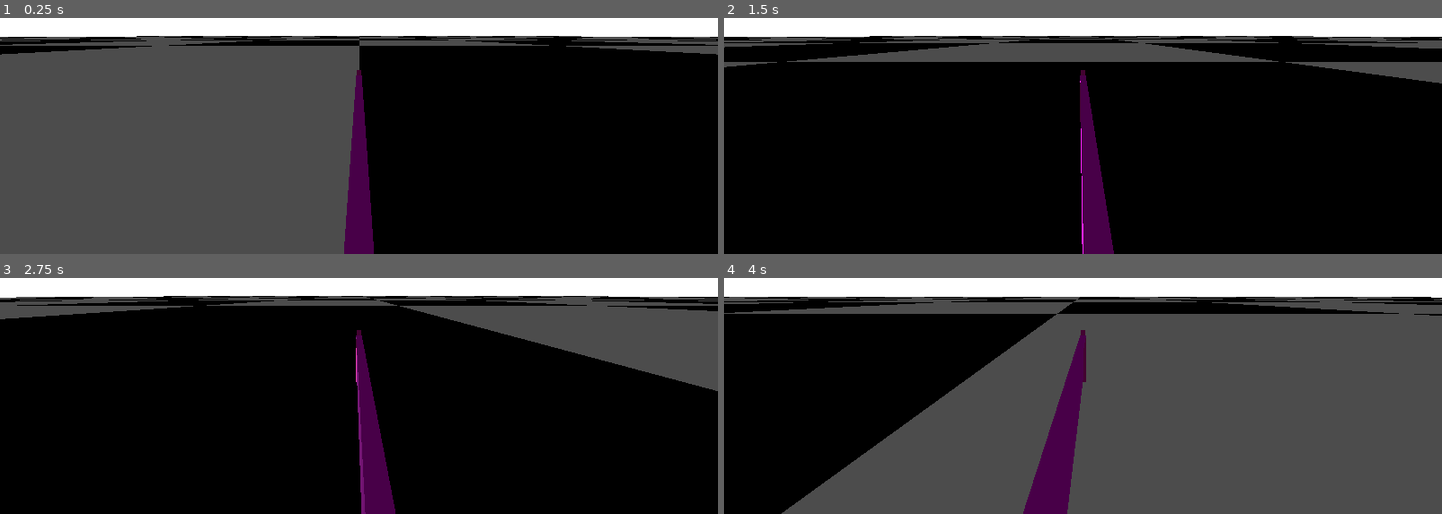
Above: before the commit, frames 1-4 (two rows, left to right).
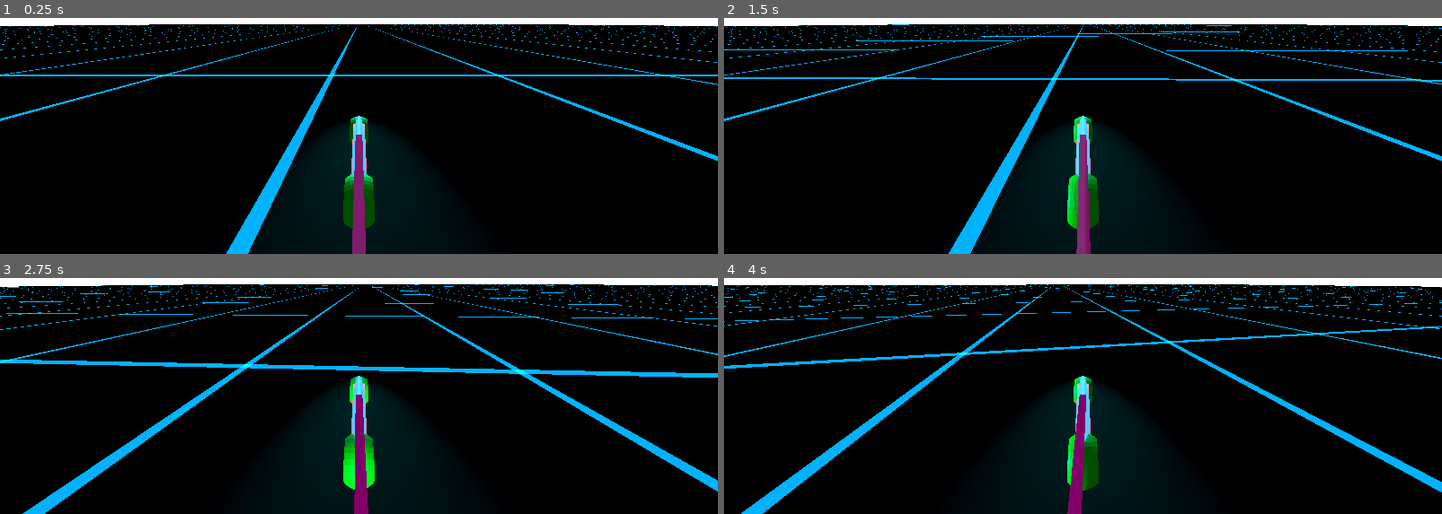
Above: after the commit, the same moments.

Repository: markcummins/godot-tron
Game: Godot game, scene res://Scenes/main.tscn
Two runs of this game, one before a commit and one after it. Both use one fixed random seed, a clock stepped at 60 frames per second and the inputs below.
Inputs:
- Up to frame 1 (0.25 s): no input
- Up to frame 2 (1.5 s): hold D (turn_right) 0.53-1.28 s; hold S (move_backward) from 1.28 s (still down)
- Up to frame 3 (2.75 s): release S (move_backward) at 2.03 s; hold D (turn_right) from 2.03 s (still down)
- Up to frame 4 (4 s): release D (turn_right) at 2.78 s; hold W (move_forward) 2.78-3.53 s; hold A (turn_left) from 3.53 s (still down)

The runs differ from the first frame. In frame 1, 55% of the frame differs, in the area x 0-100%, y 2-100%; in frame 2, 21%; in frame 3, 26%; in frame 4, 73%.

Commit message:
Added Basic Bike modal and improved lighttrail performance

Diff:
--- /dev/null
+++ b/Materials/LightTrall.tres
@@ -0,0 +1,11 @@
+[gd_resource type="ShaderMaterial" load_steps=2 format=3 uid="uid://bju18k5p0fbr6"]
+
+[ext_resource type="Shader" path="res://Shaders/LightTrail.gdshader" id="1_fmgn4"]
+
+[resource]
+render_priority = 0
+shader = ExtResource("1_fmgn4")
+shader_parameter/emission_color = Vector3(1, 0, 0.8)
+shader_parameter/emission_strength = 0.5
+shader_parameter/metallic = 1.0
+shader_parameter/roughness = 0.1
--- /dev/null
+++ b/Materials/floor.tres
@@ -0,0 +1,11 @@
+[gd_resource type="ShaderMaterial" load_steps=2 format=3 uid="uid://jmqg7fvfm40a"]
+
+[ext_resource type="Shader" path="res://Shaders/Floor.gdshader" id="1_uuay7"]
+
+[resource]
+render_priority = 0
+shader = ExtResource("1_uuay7")
+shader_parameter/tile_color = Vector3(0, 0.1, 0.15)
+shader_parameter/grid_color = Vector3(0, 0.7, 1)
+shader_parameter/grid_thickness = 0.015
+shader_parameter/tile_size = 0.15
--- a/Scenes/LightCycle.tscn
+++ b/Scenes/LightCycle.tscn
@@ -1,23 +1,23 @@
-[gd_scene load_steps=4 format=3 uid="uid://dmd31ug5s2vgo"]
+[gd_scene load_steps=3 format=3 uid="uid://dmd31ug5s2vgo"]
 
 [ext_resource type="Script" path="res://Scripts/LightCycle.gd" id="1_kruft"]
-
-[sub_resource type="StandardMaterial3D" id="StandardMaterial3D_16jmd"]
-albedo_color = Color(0.887858, 0.220468, 0.689301, 1)
-emission_enabled = true
-emission_energy_multiplier = 2.0
-
-[sub_resource type="BoxMesh" id="BoxMesh_sp3bp"]
-material = SubResource("StandardMaterial3D_16jmd")
-size = Vector3(3, 1, 0.2)
+[ext_resource type="PackedScene" uid="uid://crpjddxtudeng" path="res://Scenes/LightCycleModel.tscn" id="2_r2gxy"]
 
 [node name="LightCycle" type="Node3D"]
 script = ExtResource("1_kruft")
 
-[node name="MeshInstance3D" type="MeshInstance3D" parent="."]
-transform = Transform3D(-4.37114e-08, 0, 1, 0, 1, 0, -1, 0, -4.37114e-08, 0, 0, 0)
-mesh = SubResource("BoxMesh_sp3bp")
+[node name="SpotLight3D" type="SpotLight3D" parent="."]
+transform = Transform3D(1, 0, 0, 0, 0.906308, 0.422618, 0, -0.422618, 0.906308, 0, 5, 10)
+light_color = Color(0.145098, 1, 1, 1)
+light_energy = 5.0
+light_indirect_energy = 3.0
+light_volumetric_fog_energy = 3.0
+light_specular = 2.0
+spot_range = 20.0
+spot_angle = 15.0
+
+[node name="LightCycleModel" parent="." instance=ExtResource("2_r2gxy")]
 
 [node name="Camera3D" type="Camera3D" parent="."]
-transform = Transform3D(-1, -7.6194e-09, 8.70901e-08, 0, 0.996195, 0.0871557, -8.74228e-08, 0.0871557, -0.996195, 0, 2, -7)
-fov = 90.9311
+transform = Transform3D(-1, 1.51808e-08, -8.60946e-08, 0, 0.984808, 0.173648, 8.74228e-08, 0.173648, -0.984808, 0, 4, -4.5)
+fov = 100.0
--- /dev/null
+++ b/Scenes/LightCycleModel.tscn
@@ -0,0 +1,11 @@
+[gd_scene load_steps=3 format=3 uid="uid://crpjddxtudeng"]
+
+[ext_resource type="PackedScene" uid="uid://cspe0krt5l5pq" path="res://Models/lightcycle-test.glb" id="1_0v0y4"]
+[ext_resource type="Script" path="res://Scripts/LightCycleModel.gd" id="2_t0x5o"]
+
+[node name="LightCycleModel" instance=ExtResource("1_0v0y4")]
+transform = Transform3D(-2.18557e-08, 0, -0.5, 0, 0.5, 0, 0.5, 0, -2.18557e-08, 0, 0, 0)
+script = ExtResource("2_t0x5o")
+
+[node name="Light" parent="." index="0"]
+transform = Transform3D(-0.30097, 0.714732, -0.631328, 0.0454881, -0.65051, -0.758134, -0.952548, -0.256894, 0.163272, 6.59647, 5.90386, -1.00545)
--- a/Scenes/LightCycleTrail.tscn
+++ b/Scenes/LightCycleTrail.tscn
@@ -1,25 +1,12 @@
 [gd_scene load_steps=3 format=3 uid="uid://bj3g8tfas3mci"]
 
-[sub_resource type="Curve3D" id="Curve3D_ppmqk"]
+[sub_resource type="StandardMaterial3D" id="StandardMaterial3D_lmaoo"]
+albedo_color = Color(0.876353, 0.000282816, 0.794985, 1)
 
-[sub_resource type="StandardMaterial3D" id="StandardMaterial3D_ti0dv"]
-albedo_color = Color(0.954192, 0.000744101, 0.954186, 1)
+[sub_resource type="BoxMesh" id="BoxMesh_t34py"]
+material = SubResource("StandardMaterial3D_lmaoo")
 
 [node name="LightCycleTrail" type="Node3D"]
 
-[node name="TrailPath" type="Path3D" parent="."]
-curve = SubResource("Curve3D_ppmqk")
-
-[node name="TrailMesh" type="CSGPolygon3D" parent="."]
-polygon = PackedVector2Array(-0.1, -0.4, -0.1, 0.4, 0.1, 0.4, 0.1, -0.4)
-mode = 2
-path_node = NodePath("../TrailPath")
-path_interval_type = 0
-path_interval = 1.0
-path_simplify_angle = 0.0
-path_rotation = 2
-path_local = false
-path_continuous_u = true
-path_u_distance = 1.0
-path_joined = false
-material = SubResource("StandardMaterial3D_ti0dv")
+[node name="MeshInstance3D" type="MeshInstance3D" parent="."]
+mesh = SubResource("BoxMesh_t34py")
--- a/Scenes/main.tscn
+++ b/Scenes/main.tscn
@@ -1,19 +1,15 @@
-[gd_scene load_steps=7 format=3 uid="uid://bt0sdmu5kl0da"]
+[gd_scene load_steps=6 format=3 uid="uid://bt0sdmu5kl0da"]
 
 [ext_resource type="PackedScene" uid="uid://bcvbx8ke04n3b" path="res://Scenes/LightCycleScene.tscn" id="1_efkne"]
-[ext_resource type="Shader" path="res://Shaders/floor.gdshader" id="2_bgulo"]
+[ext_resource type="Material" uid="uid://jmqg7fvfm40a" path="res://Materials/floor.tres" id="2_thesr"]
 
 [sub_resource type="Environment" id="Environment_jl37f"]
 glow_enabled = true
 glow_intensity = 2.0
 glow_strength = 1.2
 
-[sub_resource type="ShaderMaterial" id="ShaderMaterial_g18ly"]
-render_priority = 0
-shader = ExtResource("2_bgulo")
-
 [sub_resource type="PlaneMesh" id="PlaneMesh_31kjp"]
-material = SubResource("ShaderMaterial_g18ly")
+material = ExtResource("2_thesr")
 size = Vector2(1000, 1000)
 
 [sub_resource type="ConcavePolygonShape3D" id="ConcavePolygonShape3D_rkgdr"]
@@ -25,10 +21,14 @@
 environment = SubResource("Environment_jl37f")
 
 [node name="DirectionalLight3D" type="DirectionalLight3D" parent="."]
-transform = Transform3D(1, 0, 0, 0, 1, 0, 0, 0, 1, 0, 33.0278, 0)
+transform = Transform3D(1, 0, 0, 0, 1, 0, 0, 0, 1, 0, 333.669, 0)
+light_color = Color(0, 0.766758, 0.90271, 1)
+light_energy = 2.0
+light_indirect_energy = 2.0
+light_volumetric_fog_energy = 4.0
 
-[node name="xBike" parent="." instance=ExtResource("1_efkne")]
-transform = Transform3D(1, 0, 0, 0, 1, 0, 0, 0, 1, 0, 0.668823, 0)
+[node name="Player" parent="." instance=ExtResource("1_efkne")]
+transform = Transform3D(1, 0, 0, 0, 1, 0, 0, 0, 1, 0, 0.669, 0)
 
 [node name="Floor" type="MeshInstance3D" parent="."]
 mesh = SubResource("PlaneMesh_31kjp")
@@ -37,3 +37,5 @@
 
 [node name="CollisionShape3D" type="CollisionShape3D" parent="Floor/StaticBody3D"]
 shape = SubResource("ConcavePolygonShape3D_rkgdr")
+
+[node name="SpotLight3D" type="SpotLight3D" parent="."]
--- a/Scripts/LightCycle.gd
+++ b/Scripts/LightCycle.gd
@@ -4,79 +4,36 @@
 @export var min_speed: float = 40.0
 @export var friction: float = 2.0
 @export var acceleration: float = 10.0
+@export var turn_speed: float = 5.0
+
+@onready var trail_parent: Node3D = $"../LightCycleTrail"
 
 var velocity: float = 0.0
-var target_rotation: float = 0.0 # Target Y rotation in radians
-
-@onready var trail_parent: Node3D = $"../LightCycleTrail"
-@onready var mesh_instance_3d: MeshInstance3D = $MeshInstance3D
+var target_rotation: float = 0.0
 
 func _process(delta: float) -> void:
-	# Movement logic
+	## Movement logic
 	var input_vector = 0.0
 	if Input.is_action_pressed("move_forward"):
 		input_vector += 1.0
 	if Input.is_action_pressed("move_backward"):
 		input_vector -= 1.0
-
-	# Apply acceleration and deceleration
+#
+	## Apply acceleration and deceleration
 	velocity = lerp(velocity, clamp(input_vector * max_speed, min_speed, max_speed), acceleration * delta)
-
+#
 	if input_vector == 0.0:
 		velocity = lerp(velocity, min_speed, friction * delta)
-
+#
 	translate(Vector3(0, 0, velocity * delta))
-
+#
 	if Input.is_action_just_pressed("turn_left"):
 		target_rotation += deg_to_rad(90)
-		rotation.y = target_rotation
-		trail_parent.call("turn", global_transform.origin)
-		return
-
 	if Input.is_action_just_pressed("turn_right"):
 		target_rotation -= deg_to_rad(90)
-		rotation.y = target_rotation
-		trail_parent.call("turn", global_transform.origin)
-		return
-
+#
+	rotation.y = lerp_angle(rotation.y, target_rotation, turn_speed * delta)
+#
 	trail_parent.call("update_trail", global_transform.origin)
-
-#extends Node3D
-#
-#@export var max_speed: float = 60.0
-#@export var min_speed: float = 40.0
-#@export var friction: float = 2.0
-#@export var acceleration: float = 10.0
-#@export var turn_speed: float = 50.0
-#
-#var velocity: float = 0.0
-#var target_rotation: float = 0.0 # Target Y rotation in radians
-#
-#@onready var trail_parent: Node3D = $"../TrailParent"
-#@onready var mesh_instance_3d: MeshInstance3D = $MeshInstance3D
-#
-#func _process(delta: float) -> void:
-	## Movement logic
-	#var input_vector = 0.0
-	#if Input.is_action_pressed("move_forward"):
-		#input_vector += 1.0
-	#if Input.is_action_pressed("move_backward"):
-		#input_vector -= 1.0
-#
-	## Apply acceleration and deceleration
-	#velocity = lerp(velocity, clamp(input_vector * max_speed, min_speed, max_speed), acceleration * delta)
-#
-	#if input_vector == 0.0:
-		#velocity = lerp(velocity, min_speed, friction * delta)
-#
-	#translate(Vector3(0, 0, velocity * delta))
-#
-	#if Input.is_action_just_pressed("turn_left"):
-		#target_rotation += deg_to_rad(90)
-	#if Input.is_action_just_pressed("turn_right"):
-		#target_rotation -= deg_to_rad(90)
-#
-	#rotation.y = lerp_angle(rotation.y, target_rotation, turn_speed * delta)
-#
 	## Update the trail with the bike's current position
 	#trail_parent.call("update_trail", global_transform.origin)
--- /dev/null
+++ b/Scripts/LightCycleModel.gd
@@ -0,0 +1,10 @@
+extends Node3D
+
+var spin_speed = -1000.0
+
+@onready var wheel_back: MeshInstance3D = $"wheel back"
+@onready var wheel_front: MeshInstance3D = $"wheel front"
+
+func _process(delta):
+	wheel_back.rotate_z(deg_to_rad(spin_speed * delta))
+	wheel_front.rotate_z(deg_to_rad(spin_speed * delta))
--- a/Scripts/LightCycleTrail.gd
+++ b/Scripts/LightCycleTrail.gd
@@ -1,41 +1,115 @@
 extends Node3D
 
-@export var max_trail_length: int = 20
+var frame_counter: int = 0
+var trail_points: Array = []
+var st: SurfaceTool = SurfaceTool.new()
 
-var trail_points: Array = []
+@export var update_frequency: int = 5
+@export var minimum_trail_points: int = 100
 
-@onready var trail_path: Path3D = $TrailPath
-@onready var trail_mesh: CSGPolygon3D = $TrailMesh
+@export var trail_width: float = 0.1
+@export var trail_height: float = 1.0
+
+@onready var light_trail: MeshInstance3D = $MeshInstance3D
+
+func _ready():
+	var lt_material = load("res://Materials/LightTrall.tres")
+	if lt_material:
+		light_trail.material_override = lt_material
 
 func update_trail(bike_position: Vector3) -> void:
+	frame_counter += 1
+	if frame_counter % update_frequency != 0:
+		return
+
+	frame_counter = 0
+
 	var flat_position = Vector3(bike_position.x, 0, bike_position.z)
 
-	# Set the First Point
 	if trail_points.size() <= 1:
 		trail_points.append(flat_position)
-		update_curve();
+		draw_trail()
 		return
 
 	var is_moving_x = trail_points[-1].x == flat_position.x
 	var is_moving_y = trail_points[-1].z == flat_position.z
+	#
+	if is_moving_x or is_moving_y:
+		trail_points.pop_back()
 
-	if (is_moving_x || is_moving_y):
-		trail_points.pop_back()
-		trail_points.append(flat_position)
-		update_curve()
+	trail_points.append(flat_position)
+	draw_trail()
 
 func turn(bike_position: Vector3) -> void:
 	var flat_position = Vector3(bike_position.x, 0, bike_position.z)
 
 	trail_points.append(flat_position)
-	update_curve()
+	draw_trail()
 
-func update_curve():
-	# Limit trail length
-	if trail_points.size() > max_trail_length:
-		trail_points.pop_front()
+func draw_trail():
+	# Ensure we have enough points to form a trail
+	if trail_points.size() < 2:
+		return
 
-	# Update the trail path with the new points
-	trail_path.curve.clear_points()
-	for point in trail_points:
-		trail_path.curve.add_point(point)
+	# Performance
+	if trail_points.size() > minimum_trail_points && Performance.get_monitor(Performance.TIME_FPS) < 75:
+		trail_points = trail_points.slice(5, trail_points.size() - 5)
+
+	st.clear()
+	st.begin(Mesh.PRIMITIVE_TRIANGLES)
+
+	for i in range(trail_points.size() - 1):
+		var current_point = trail_points[i]
+		var next_point = trail_points[i + 1]
+
+		# Direction vector between points
+		var direction = (next_point - current_point).normalized()
+
+		# Perpendicular vector for trail width
+		var perpendicular = Vector3(-direction.z, 0, direction.x) * trail_width
+
+		# Vertical offset for trail height
+		var vertical_offset = Vector3(0, trail_height, 0)
+
+		# Define the 8 vertices of the rectangular segment
+		# Bottom face
+		var bottom_left_start = current_point + perpendicular
+		var bottom_right_start = current_point - perpendicular
+		var bottom_left_end = next_point + perpendicular
+		var bottom_right_end = next_point - perpendicular
+
+		# Top face
+		var top_left_start = bottom_left_start + vertical_offset
+		var top_right_start = bottom_right_start + vertical_offset
+		var top_left_end = bottom_left_end + vertical_offset
+		var top_right_end = bottom_right_end + vertical_offset
+
+		# Top face
+		st.add_vertex(top_left_start)
+		st.add_vertex(top_right_start)
+		st.add_vertex(top_left_end)
+
+		st.add_vertex(top_left_end)
+		st.add_vertex(top_right_start)
+		st.add_vertex(top_right_end)
+
+		# Left side
+		st.add_vertex(bottom_left_start)
+		st.add_vertex(bottom_left_end)
+		st.add_vertex(top_left_start)
+
+		st.add_vertex(top_left_start)
+		st.add_vertex(bottom_left_end)
+		st.add_vertex(top_left_end)
+
+		# Right side
+		st.add_vertex(bottom_right_start)
+		st.add_vertex(top_right_start)
+		st.add_vertex(bottom_right_end)
+
+		st.add_vertex(bottom_right_end)
+		st.add_vertex(top_right_start)
+		st.add_vertex(top_right_end)
+
+	var trail_mesh = st.commit()
+	light_trail.mesh = trail_mesh
--- /dev/null
+++ b/Shaders/Floor.gdshader
@@ -0,0 +1,22 @@
+shader_type spatial;
+
+uniform vec3 tile_color = vec3(0.0, 0.0, 0.0); // Tile color, set to black
+uniform vec3 grid_color = vec3(1.0, 1.0, 1.0);
+uniform float grid_thickness = 0.1;
+uniform float tile_size = 0.1;
+
+void fragment() {
+    vec2 uv = UV * 10.0 / tile_size;
+    vec2 grid = fract(uv) - 0.5;
+    vec2 grid_abs = abs(grid);
+
+    float line_mask = step(grid_abs.x, grid_thickness) + step(grid_abs.y, grid_thickness);
+
+    // Emission for glow on the lines
+    vec3 emission_color = mix(vec3(0.0), grid_color, line_mask);
+    EMISSION = emission_color;
+
+    // Set the base color of the tile. Use line_mask to blend between tile_color and grid_color if desired.
+    // If you want pure black tiles with white lines, just do:
+    ALBEDO = tile_color;
+}
--- /dev/null
+++ b/Shaders/LightTrail.gdshader
@@ -0,0 +1,12 @@
+shader_type spatial;
+
+uniform vec3 emission_color = vec3(0.0, 0.8, 1.0); // Neon blue
+uniform float emission_strength = 2.0;
+uniform float metallic = 1.0;  // Fully metallic
+uniform float roughness = 0.1; // Very glossy
+
+void fragment() {
+    EMISSION = emission_color * emission_strength; // Glow
+    METALLIC = metallic;
+    ROUGHNESS = roughness;
+}
--- a/Shaders/floor.gdshader
+++ /dev/null
@@ -1,8 +0,0 @@
-shader_type spatial; // Use "canvas_item" for 2D
-
-void fragment() {
-    vec2 uv_scaled = UV * 10.0; // Adjust "10.0" for density
-    vec2 check = fract(uv_scaled) * 2.0 - 1.0;
-    float pattern = step(0.0, check.x * check.y);
-    ALBEDO = vec3(pattern); // White and black
-}
--- a/project.godot
+++ b/project.godot
@@ -41,3 +41,7 @@
 "events": [Object(InputEventKey,"resource_local_to_scene":false,"resource_name":"","device":-1,"window_id":0,"alt_press …(192 unchanged characters)…
 ]
 }
+
+[rendering]
+
+anti_aliasing/quality/use_taa=true
Binary file added: Models/lightcycle-test.glb
Not shown, added: Models/lightcycle-test.glb.import
